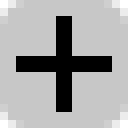
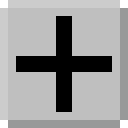
Comparing the layer stacks of the two 128 × 128 images. Changes:
removed layer "+" over [16,16,112,112]
renamed "Hintergrund" to "icon-weights-posweighted.png", painted on it over [0,0,128,128]
